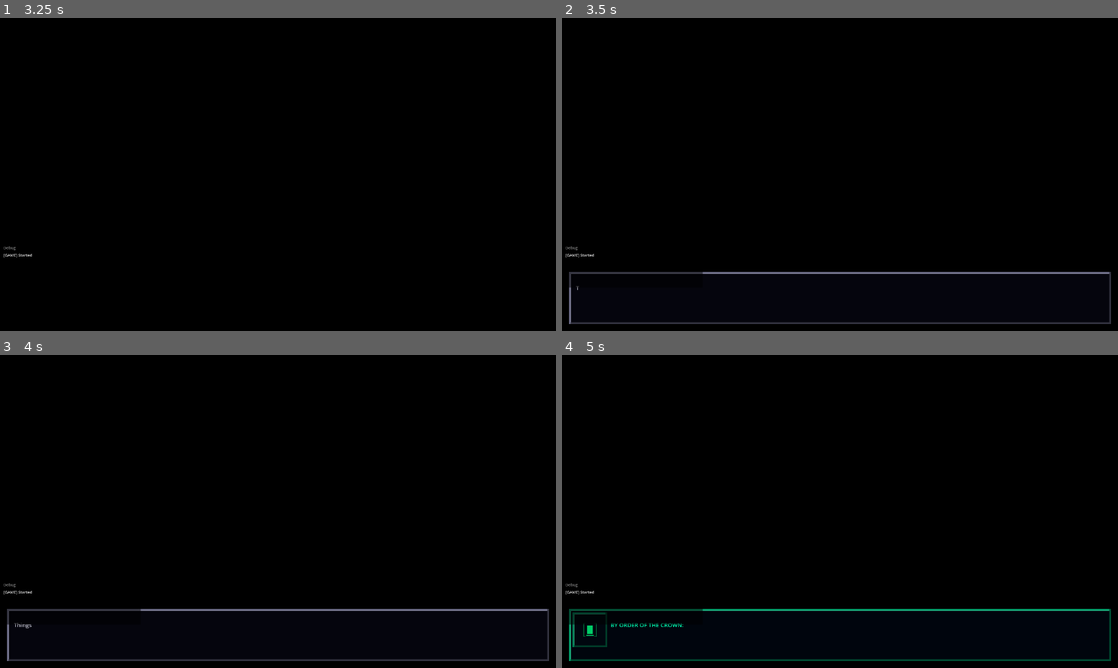
Above: before the commit, frames 1-4 (two rows, left to right).
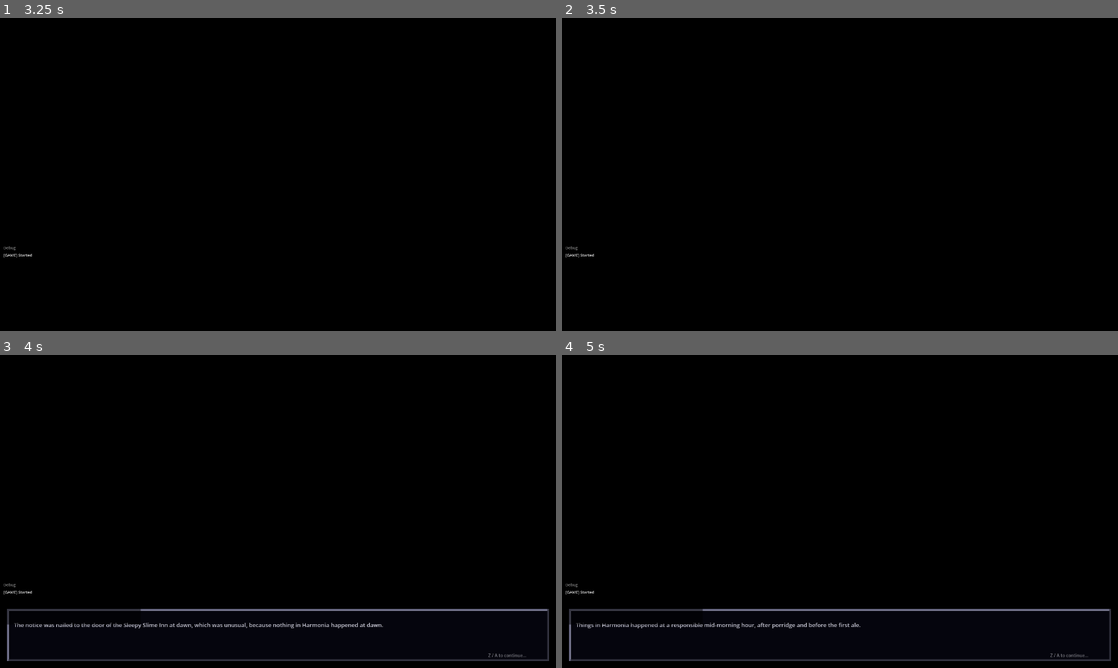
Above: after the commit, the same moments.

Repository: struktured-labs/cowardly-irregular
Game: Godot game, scene res://src/GameLoop.tscn
Two runs of this game, one before a commit and one after it. Both use one fixed random seed, a clock stepped at 60 frames per second and the inputs below.
Inputs (mouse positions are in pixels of both pictures, inside the frame that each line leads up to):
- Up to frame 1 (3.25 s): tap Enter at 0.5 s; move the mouse to (400, 158) at 0.52 s; hold Right (ui_right) 0.53-1.25 s; hold R (battle_advance) 0.53-1.25 s; click (400, 158) at 0.67 s; tap Z (ui_accept) at 0.77, 1.07, 1.25, 2, 2.75 s; drag from (166, 190) to (250, 237) at 1.27 s; move the mouse to (333, 105) at 2.02 s; hold Right (ui_right) 2.03-2.75 s; hold Tab (battle_toggle_auto) 2.03-2.75 s; drag from (250, 237) to (111, 127) at 2.77 s
- Up to frame 2 (3.5 s): no input
- Up to frame 3 (4 s): tap Z (ui_accept) at 3.5, 3.77 s; move the mouse to (444, 558) at 3.52 s; hold Left (ui_left) from 3.53 s (still down); tap E (camera_rotate_right) at 3.6 s
- Up to frame 4 (5 s): tap Z (ui_accept) at 4.07 s; release Left (ui_left) at 4.25 s; drag from (673, 464) to (756, 433) at 4.27 s

Frame 1 is identical in both runs. In frame 2, 1.4% of the frame differs, in the area x 1-99%, y 81-98%; in frame 3, 0.5%; in frame 4, 2.1%.

Commit message:
feat: cutscene music transitions — fade out before, restore after
- Fade out overworld music before cutscene starts (0.3s fade + wait)
- Store pre-cutscene track and restore it on cutscene end
- Prevents jarring music cuts when cutscenes trigger during exploration
- SoundManager's built-in crossfade handles cutscene-to-cutscene transitions

Co-Authored-By: Claude Opus 4.6 (1M context) <noreply@anthropic.com>

Diff:
--- a/src/cutscene/CutsceneDirector.gd
+++ b/src/cutscene/CutsceneDirector.gd
@@ -63,6 +63,9 @@
 
 ## Current cutscene world (for backdrop color fallback)
 var _current_world: int = 0
+
+## Pre-cutscene music track (restored after cutscene if no explicit music was played)
+var _pre_cutscene_music: String = ""
 
 
 func _ready() -> void:
@@ -197,6 +200,12 @@
 	# Load backdrop: prefer explicit image, then viewport capture, then world gradient
 	if not _try_load_backdrop_image(data):
 		await _capture_background()
+
+	# Fade out current music before cutscene begins (smooth transition)
+	if SoundManager and SoundManager._music_playing:
+		_pre_cutscene_music = SoundManager._current_music
+		SoundManager.stop_music()
+		await get_tree().create_timer(0.3).timeout
 
 	cutscene_started.emit(cutscene_id)
 
@@ -747,6 +756,11 @@
 	# Restore player control
 	_unfreeze_player()
 
+	# Restore pre-cutscene music if it was playing and cutscene stopped it
+	if _pre_cutscene_music != "" and SoundManager:
+		SoundManager.play_music(_pre_cutscene_music)
+	_pre_cutscene_music = ""
+
 	_active = false
 	visible = false
 	cutscene_finished.emit(_cutscene_id)
